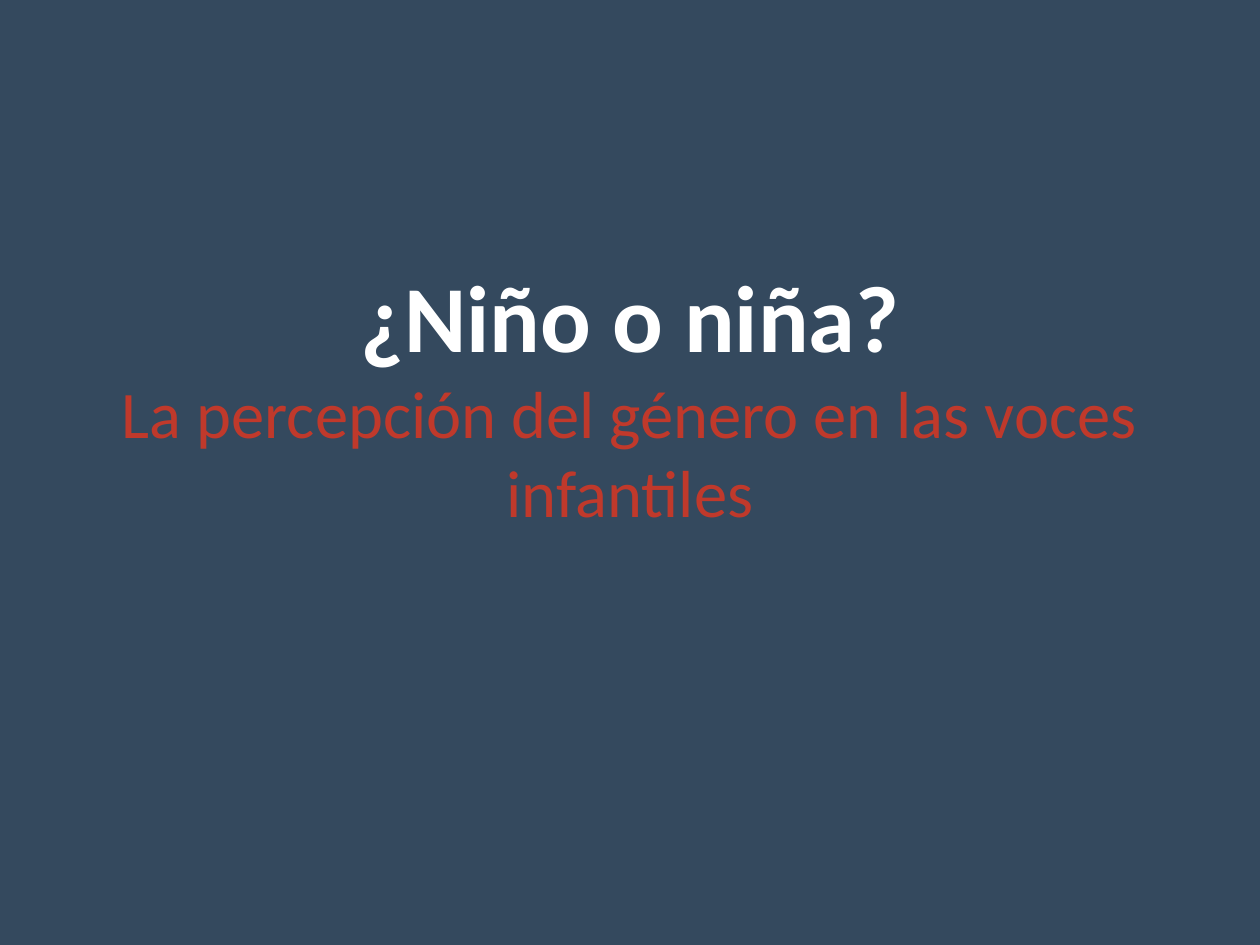
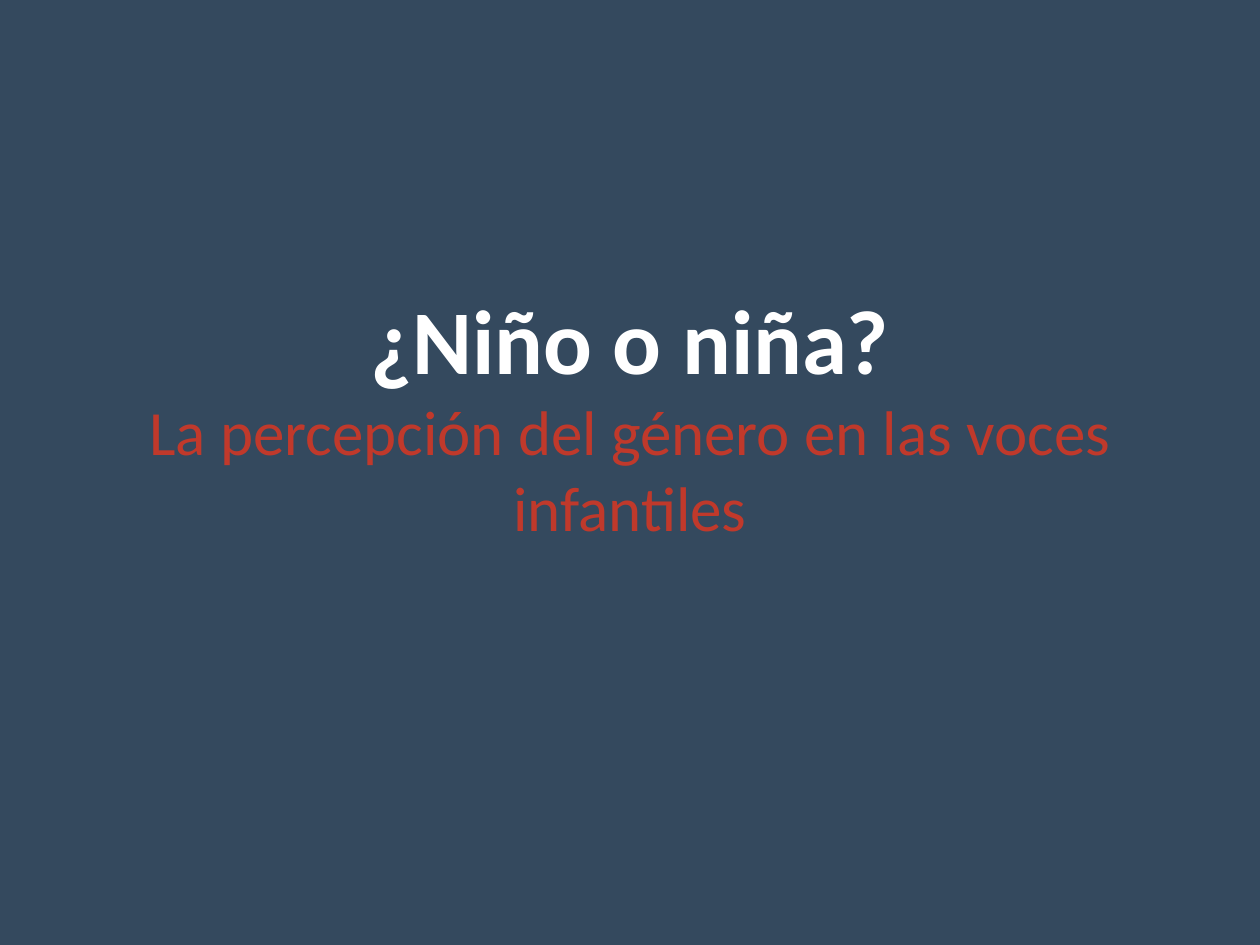
Before and after one commit to maquemmados/vozvozvoz, a slide deck: slide 1 of presentacion.pptx. Drawn at 1260x945 pixels with LibreOffice and Linux fonts; fonts in the diff are those of the drawing. Boxes give left, top, right and bottom in pixels: in the first picture for what was removed or moved away, otherwise in the second. Text is boxed around its words. In the diff, an @@ line names an element or a change of style, - is before the commit and + after.

```diff
--- a/presentacion.pptx
+++ b/presentacion.pptx
@@ text "¿Niño o niña?": place and size @@
-text "¿Niño o niña?" at <box>122,285,1137,518</box>
+text "¿Niño o niña?" at <box>149,310,1110,532</box>
@@ text "¿Niño o niña?" at <box>149,310,1110,532</box>: size 54 to 52 pt in "¿Niño o niña?"; size 38 to 36 pt in "La percepción del género en las voces ..." @@
```
Also in this commit, not shown: 19 other slides changed, 1 other file.
